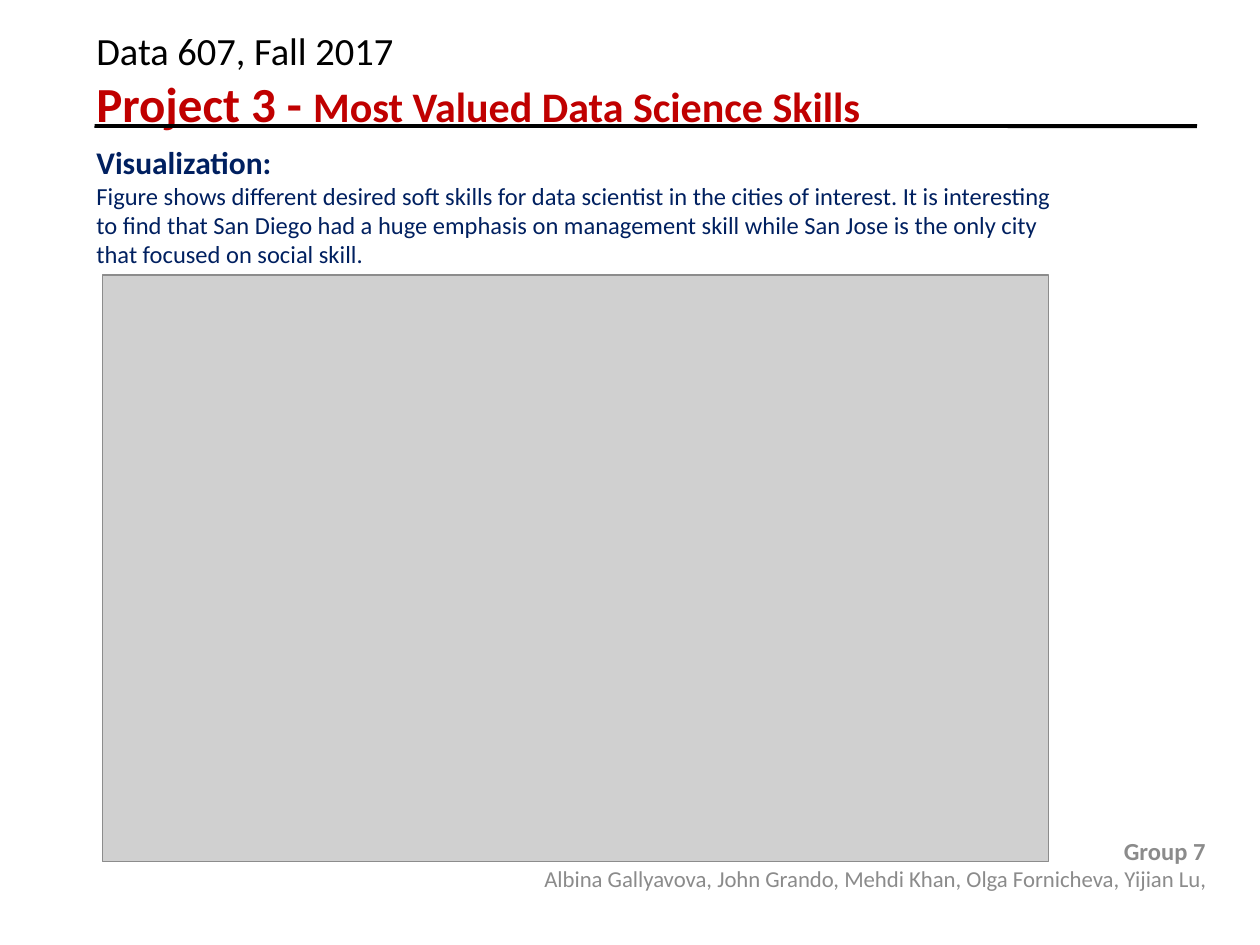
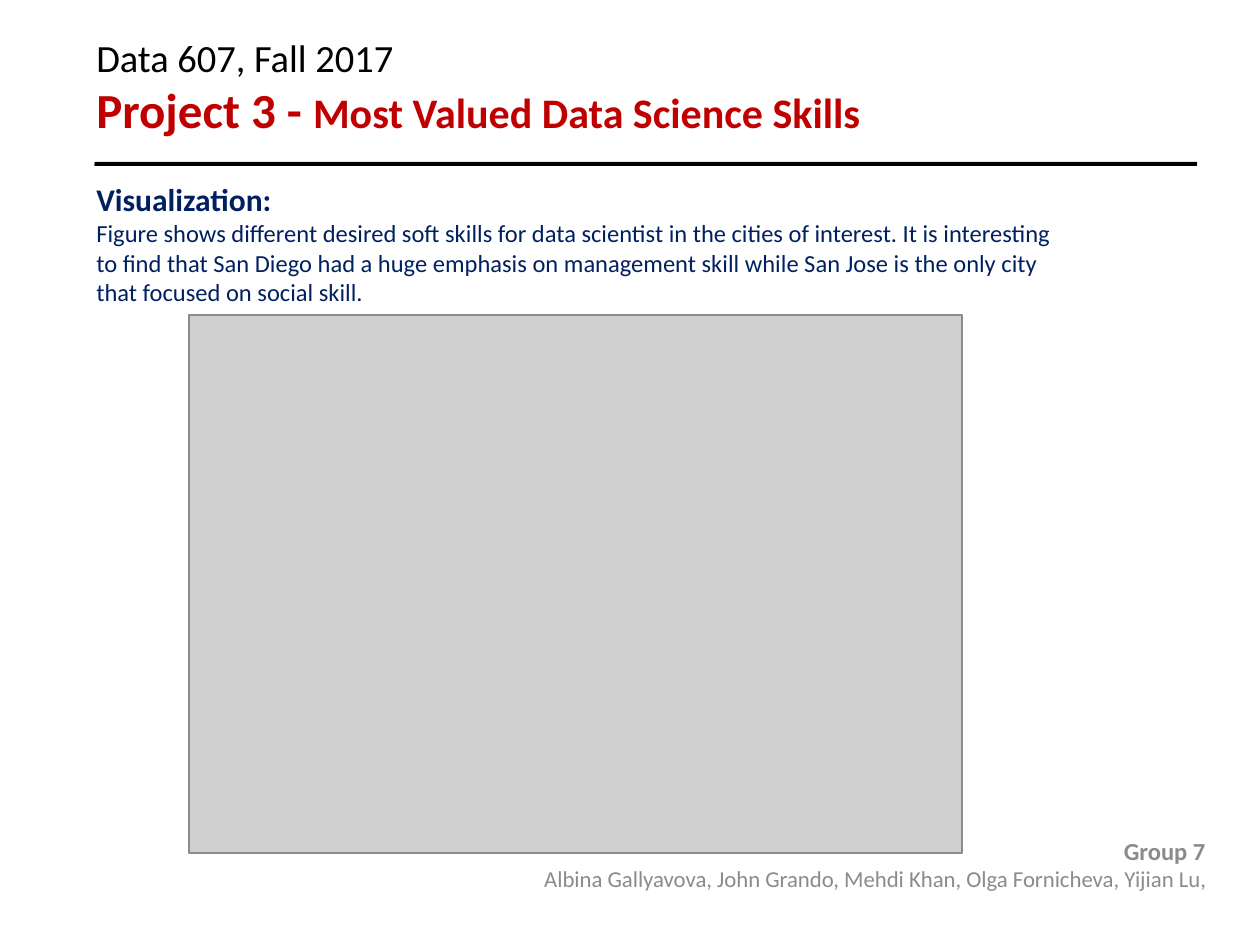
Before and after one commit to olga0503/data607-project3, a slide deck: slide 8 of project3.pptx. Drawn at 1260x945 pixels with LibreOffice and Linux fonts; fonts in the diff are those of the drawing; grey boxes stand for pictures; background and template pictures are left out. Boxes give left, top, right and bottom in pixels: in the first picture for what was removed or moved away, otherwise in the second. Text is boxed around its words. In the diff, an @@ line names an element or a change of style, - is before the commit and + after.

Commit message:
updated powerpoint

```diff
--- a/project3.pptx
+++ b/project3.pptx
@@ text at (96, 45, 861, 137): text changed @@
-Data 607, Fall 2017
-Project 3 - Most Valued Data Science Skills
+Data 607, Fall 2017
+Project 3 - Most Valued Data Science Skills
@@ text "Visualization:": place and size @@
-text "Visualization:" at (96, 152, 1049, 264)
+text "Visualization:" at (96, 189, 1049, 302)
@@ line moved from (94, 126) - (1197, 126) to (94, 164) - (1197, 164) @@
@@ picture: place and size @@
-picture at (102, 275, 1048, 862)
+picture at (189, 315, 963, 853)
```
Also in this commit, not shown: 9 other slides changed.
